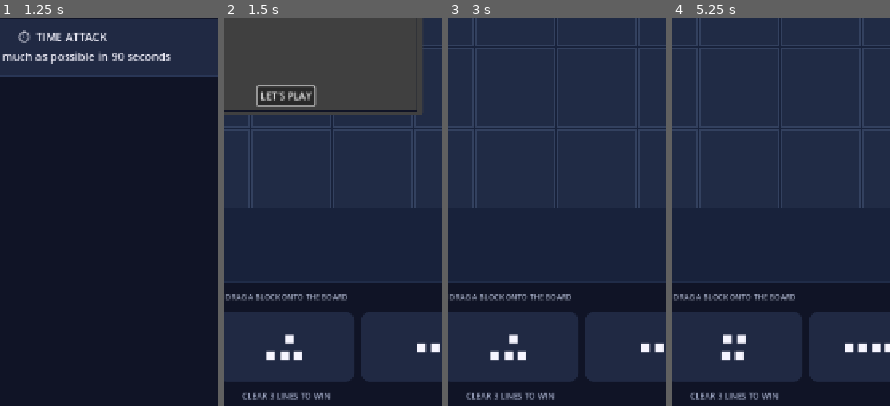
Above: before the commit, frames 1-4 (left to right).
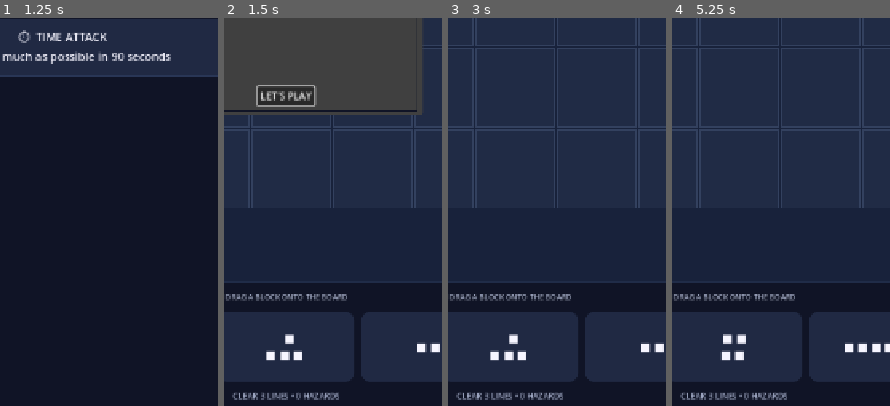
Above: after the commit, the same moments.

Repository: MaheshPawar32/android-game-factory
Game: Godot game, scene res://scenes/home.tscn
Two runs of this game, one before a commit and one after it. Both use one fixed random seed, a clock stepped at 60 frames per second and the inputs below.
Inputs:
- Up to frame 1 (1.25 s): click "▶ PLAY" at 0.5 s
- Up to frame 2 (1.5 s): click "🏆 CLASSIC Endless high-score …" at 1.25 s
- Up to frame 3 (3 s): click "↻" at 2 s; click "LET'S PLAY" at 2.75 s
- Up to frame 4 (5.25 s): click "⌂" at 3.5 s; click "▶ PLAY" at 4.25 s; click "🏆 CLASSIC Endless high-score …" at 5 s
The pictures show only the part of the screen within x 36-86%, y 50-100%; the shares and areas given below are measured in that part.

Frame 1 is identical in both runs. In frame 2, 0.6% of the frame differs, in the area x 3-53%, y 96-99%; in frame 3, 0.6%; in frame 4, 0.6%.

Commit message:
Seed generated stone and ice obstacles into Adventure boards

Diff:
--- a/projects/block-puzzle/scripts/main.gd
+++ b/projects/block-puzzle/scripts/main.gd
@@ -238,6 +238,7 @@
 		level_move_limit = int(level_config.move_limit)
 		level_moves_left = level_move_limit
 		level_target_score = int(level_config.target_score)
+		_apply_level_obstacles()
 	else:
 		level_objective = 3
 		level_objective_type = "lines"
@@ -477,14 +478,35 @@
 		else:
 			_show_game_over()
 
+func _apply_level_obstacles() -> void:
+	if level_config.is_empty():
+		return
+	var count := int(level_config.get("obstacle_count", 0))
+	if count <= 0:
+		return
+	var rng := RandomNumberGenerator.new()
+	rng.seed = int(level_config.seed) ^ 0x5F3759DF
+	var pattern := str(level_config.get("obstacle_pattern", "stone"))
+	var placed := 0
+	var attempts := 0
+	while placed < count and attempts < count * 12:
+		attempts += 1
+		var x := rng.randi_range(0, board.size - 1)
+		var y := rng.randi_range(0, board.size - 1)
+		var obstacle := BoardModel.STONE
+		if pattern == "ice" or (pattern == "mixed" and placed % 2 == 1):
+			obstacle = BoardModel.ICE
+		if board.set_obstacle(x, y, obstacle):
+			placed += 1
+
 func _level_goal_text() -> String:
 	if level_objective_type == "score":
 		return "SCORE TRIAL • REACH %d POINTS%s" % [level_target_score, " • %d MOVES" % level_moves_left if level_move_limit > 0 else ""]
 	if level_objective_type == "boss":
-		return "BOSS LEVEL • CLEAR %d LINES • %d MOVES" % [level_objective, level_moves_left]
+		return "BOSS LEVEL • CLEAR %d LINES • %d MOVES • %d HAZARDS" % [level_objective, level_moves_left, board.obstacle_count()]
 	if level_move_limit > 0:
-		return "CLEAR %d LINES • %d MOVES LEFT" % [level_objective, level_moves_left]
-	return "CLEAR %d LINES TO WIN" % level_objective
+		return "CLEAR %d LINES • %d MOVES • %d HAZARDS" % [level_objective, level_moves_left, board.obstacle_count()]
+	return "CLEAR %d LINES • %d HAZARDS" % [level_objective, board.obstacle_count()]
 
 func _level_goal_complete() -> bool:
 	if level_objective_type == "score":
